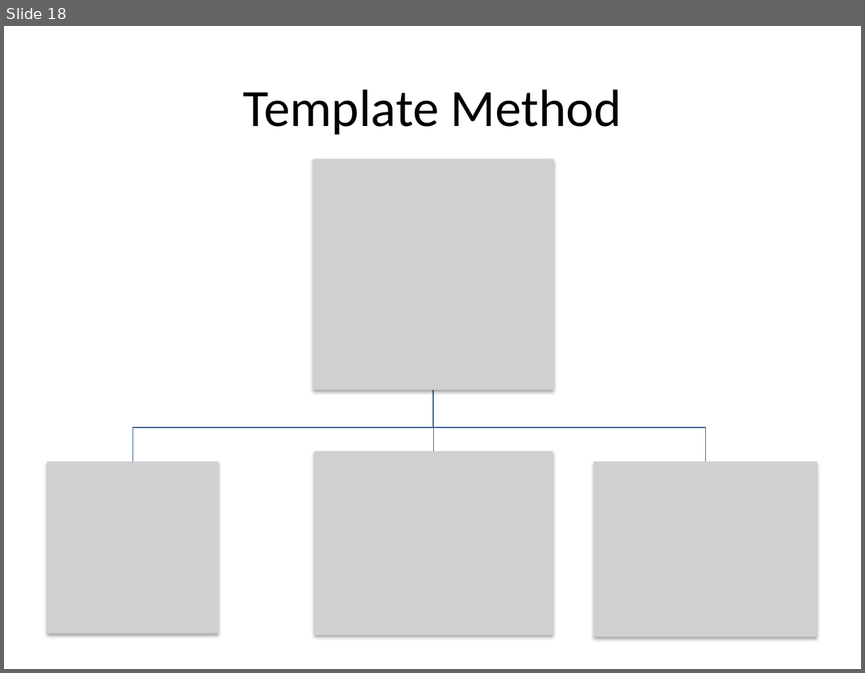
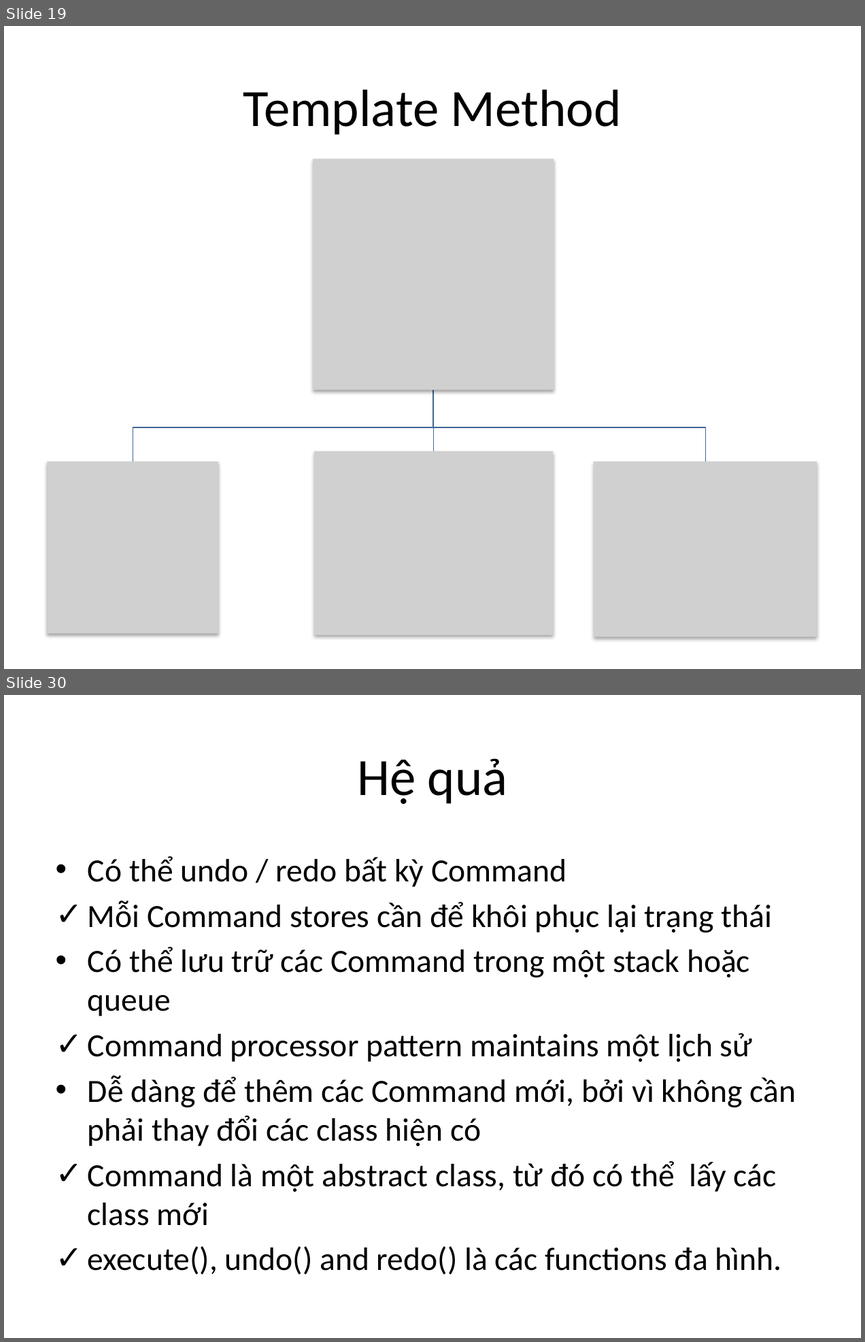
Before and after one commit to taole/slide, a slide deck: designpatter.pptx. Shown one above the other, each under a label of ours: slide 18 before the commit, slides 19 and 30 after it; the slides between them are not shown. The pictures are 865x673 and 865x1342 pixels, drawn with LibreOffice and Linux fonts; fonts in the diff are those of the drawing; grey boxes stand for pictures. Boxes give left, top, right and bottom in pixels: in the first picture for what was removed or moved away, otherwise in the second. Text is boxed around its words. In the diff, an @@ line names an element or a change of style, - is before the commit and + after.

```diff
--- a/designpatter.pptx
+++ b/designpatter.pptx
@@ slide 30 added at [4, 695, 861, 1338], background #FFFFFF @@
@@ title added at [357, 758, 508, 804], 44 pt, text #000000 @@
+Hệ quả
@@ text added at [88, 856, 796, 1274], 27.2 pt, text #000000 @@
+• Có thể undo / redo bất kỳ Command
+✓ Mỗi Command stores cần để khôi phục lại trạng thái
+• Có thể lưu trữ các Command trong một stack hoặc queue
+✓ Command processor pattern maintains một lịch sử
+• Dễ dàng để thêm các Command mới, bởi vì không cần phải thay đổi các class hiện có
+✓ Command là một abstract class, từ đó có thể lấy các class mới
+✓ execute(), undo() and redo() là các functions đa hình.
@@ what was slide 18 is now slide 19 @@
```
Also in this commit, not shown: 2 slides changed, 13 other slides added.
